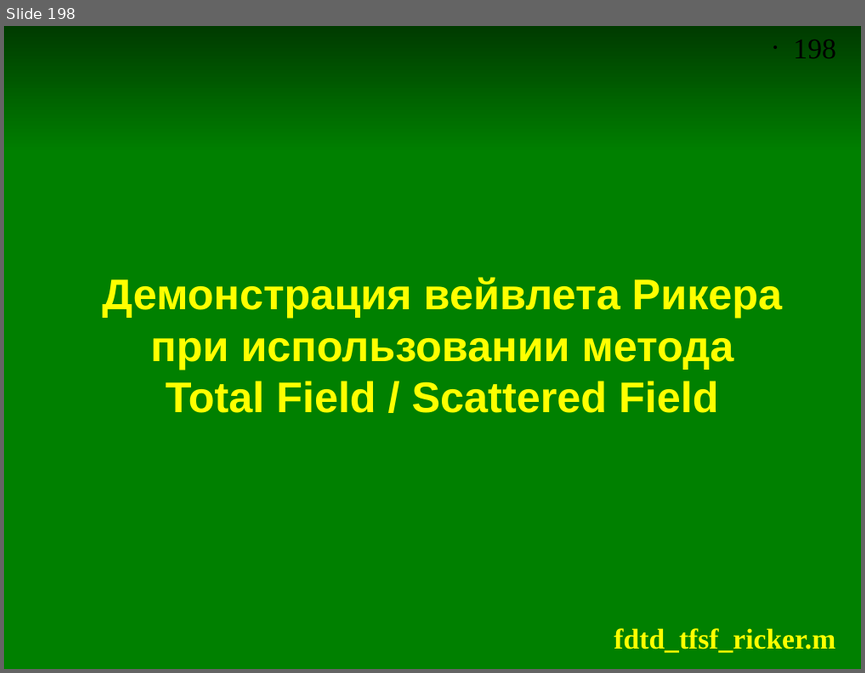
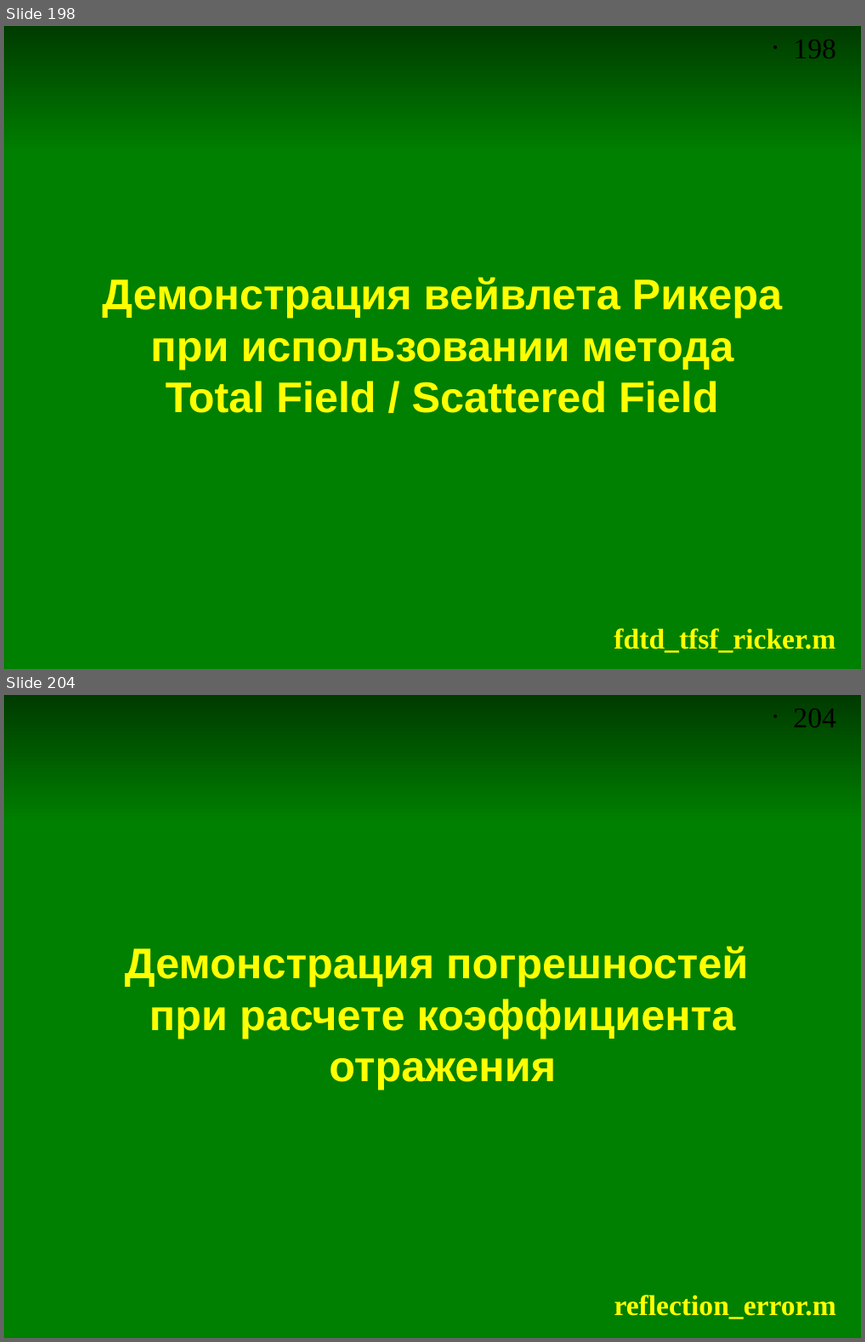
Before and after one commit to andris0147sv/modelling, a slide deck: presentations/2. FDTD.odp. Shown one above the other, each under a label of ours: slide 198 before the commit, slides 198 and 204 after it; the slides between them are not shown. The pictures are 865x673 and 865x1342 pixels, drawn with LibreOffice and Linux fonts; fonts in the diff are those of the drawing. Boxes give left, top, right and bottom in pixels: in the first picture for what was removed or moved away, otherwise in the second. Text is boxed around its words. In the diff, an @@ line names an element or a change of style, - is before the commit and + after.

```diff
--- a/presentations/2. FDTD.odp
+++ b/presentations/2. FDTD.odp
@@ slide 204 added at <box>4,695,861,1338</box>, background #FFFFFF; not listed: 2 template elements that a slide beside it also shows @@
@@ rectangle added at <box>4,820,861,1338</box>, fill #008000, outline #008000 0 pt @@
@@ title added at <box>125,946,748,1089</box>, 36 pt, text #FFFF00, bold @@
+Демонстрация погрешностей
+при расчете коэффициента отражения
@@ text added at <box>614,1294,836,1319</box>, 24 pt, text #FFFF00, bold @@
+reflection_error.m
```
Also in this commit, not shown: 5 other slides added, 2 other files.
